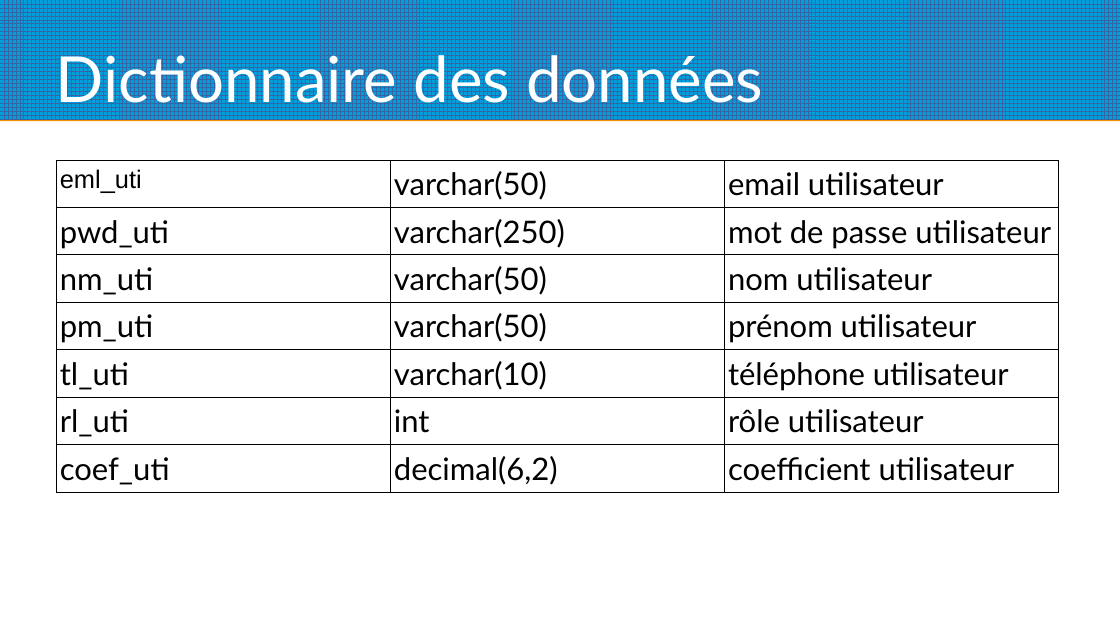
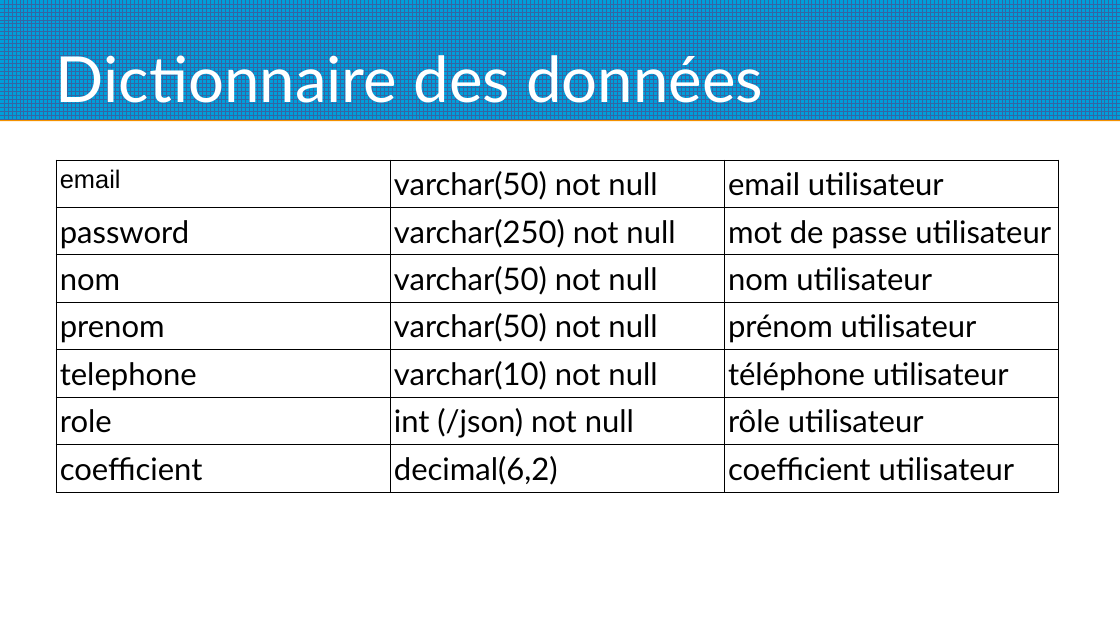
Before and after one commit to gotied/Fil_Rouge, a slide deck: slide 6 of Base_de_donnee/dictionnaire des donnees.odp (slide 7 before the commit). Drawn at 1120x630 pixels with LibreOffice and Linux fonts; fonts in the diff are those of the drawing. Boxes give left, top, right and bottom in pixels: in the first picture for what was removed or moved away, otherwise in the second. Text is boxed around its words. In the diff, an @@ line names an element or a change of style, - is before the commit and + after.

```diff
--- a/Base_de_donnee/dictionnaire des donnees.odp
+++ b/Base_de_donnee/dictionnaire des donnees.odp
@@ table at <box>56,160,1059,489</box> @@
-row 1, column 1: eml_uti
+row 1, column 1: email
-row 1, column 2: varchar(50)
+row 1, column 2: varchar(50) not null
-row 2, column 1: pwd_uti
+row 2, column 1: password
-row 2, column 2: varchar(250)
+row 2, column 2: varchar(250) not null
-row 3, column 1: nm_uti
+row 3, column 1: nom
-row 3, column 2: varchar(50)
+row 3, column 2: varchar(50) not null
-row 4, column 1: pm_uti
+row 4, column 1: prenom
-row 4, column 2: varchar(50)
+row 4, column 2: varchar(50) not null
-row 5, column 1: tl_uti
+row 5, column 1: telephone
-row 5, column 2: varchar(10)
+row 5, column 2: varchar(10) not null
-row 6, column 1: rl_uti
+row 6, column 1: role
-row 6, column 2: int
+row 6, column 2: int (/json) not null
-row 7, column 1: coef_uti
+row 7, column 1: coefficient
```
Also in this commit, not shown: 7 other slides changed, 1 slide added, 2 slides removed, 1 other file.
